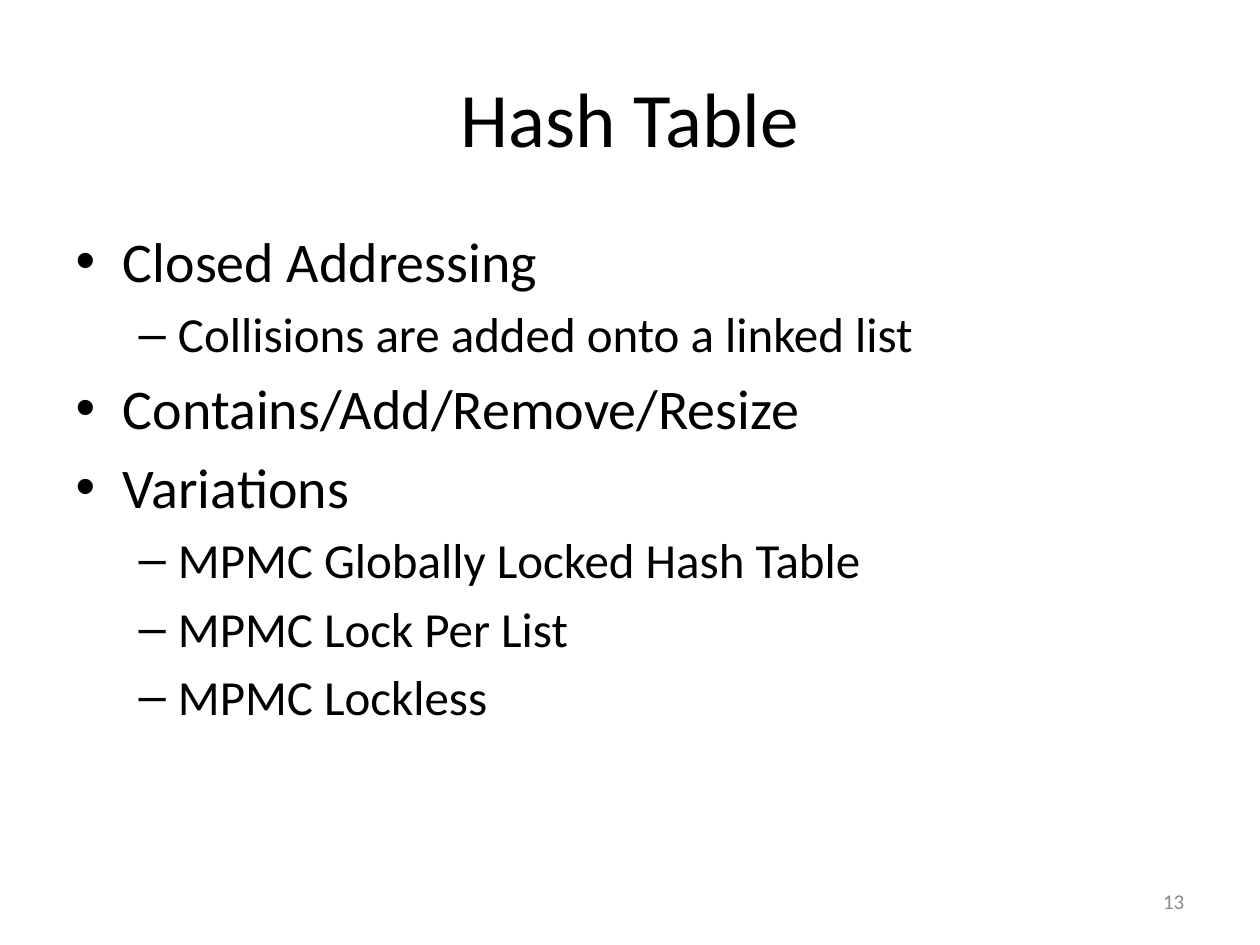
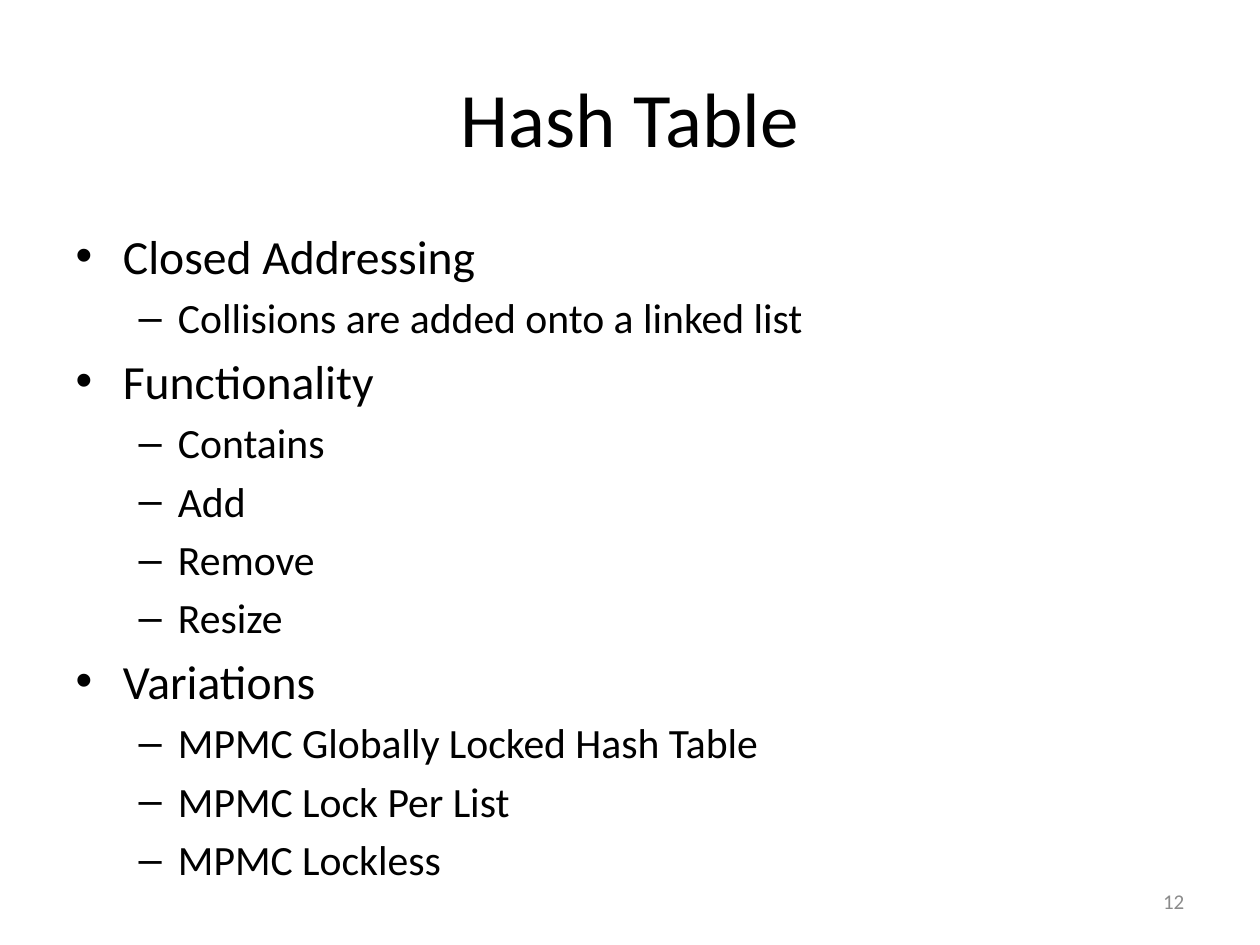
Before and after one commit to gibsonma/FYP, a slide deck: slide 12 of Report/FYP_Presentation.pptx (slide 13 before the commit). Drawn at 1260x945 pixels with LibreOffice and Linux fonts; fonts in the diff are those of the drawing. Boxes give left, top, right and bottom in pixels: in the first picture for what was removed or moved away, otherwise in the second. Text is boxed around its words. In the diff, an @@ line names an element or a change of style, - is before the commit and + after.

```diff
--- a/Report/FYP_Presentation.pptx
+++ b/Report/FYP_Presentation.pptx
@@ text at <box>123,241,803,818</box>: size 32 to 27.2 pt in "Closed Addressing", "Variations"; size 28 to 23.8 pt in "Collisions are added onto a linked list", "MPMC Globally Locked Hash Table", "MPMC Lock Per List", "MPMC Lockless" @@
@@ text at <box>123,366,374,634</box>: text changed; size 32 to 23.8 pt @@
-• Contains/Add/Remove/Resize
+• Functionality
+  – Contains
+  – Add
+  – Remove
+  – Resize
@@ page number at <box>1163,895,1184,909</box>: text changed @@
-13
+12
```
Also in this commit, not shown: 5 other slides changed, 2 slides added, 1 slide removed, 14 other files.
